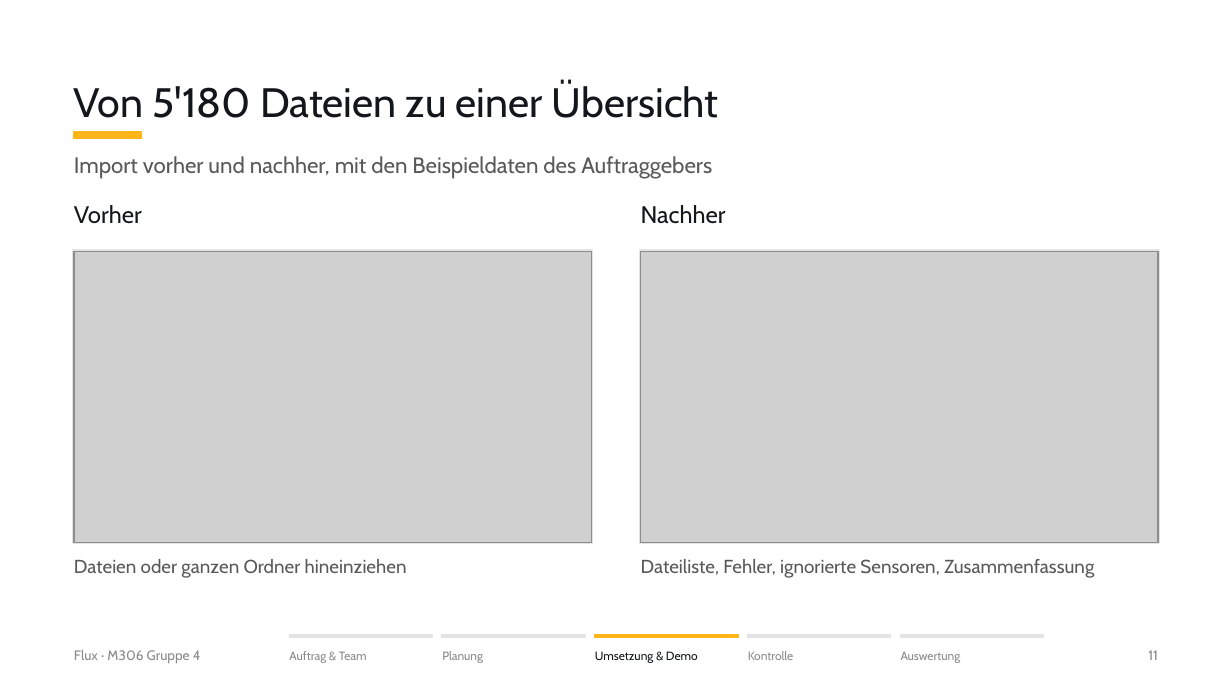
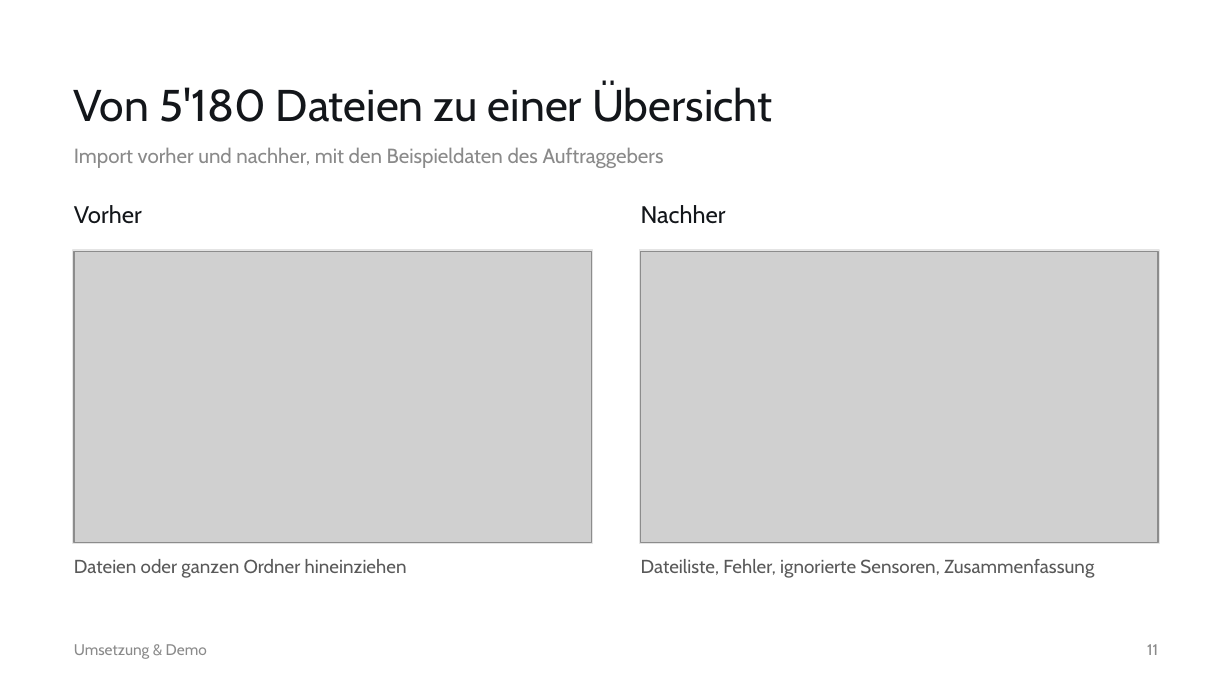
Before and after one commit to gd-pereira/M306-Gruppe-4, a slide deck: slide 11 of praesentation.pptx. Drawn at 1232x693 pixels with LibreOffice and Linux fonts; fonts in the diff are those of the drawing; grey boxes stand for pictures. Boxes give left, top, right and bottom in pixels: in the first picture for what was removed or moved away, otherwise in the second. Text is boxed around its words. In the diff, an @@ line names an element or a change of style, - is before the commit and + after.

```diff
--- a/praesentation.pptx
+++ b/praesentation.pptx
@@ text "Von 5'180 Dateien zu einer ..." at (74,84,772,122): size 24 to 26 pt @@
@@ text "Import vorher und nachher, mit ...": place and size @@
-text "Import vorher und nachher, mit ..." at (74,156,712,179)
+text "Import vorher und nachher, mit ..." at (74,147,664,168)
@@ text "Import vorher und nachher, mit ..." at (74,147,664,168): size 13 to 12 pt, text colour #595959 to #8A8A8A @@
@@ rectangle removed at (74,132,142,139) @@
@@ text "Umsetzung & Demo": place and size @@
-text "Umsetzung & Demo" at (595,651,698,663)
+text "Umsetzung & Demo" at (74,644,207,659)
@@ text "Umsetzung & Demo" at (74,644,207,659): size 7 to 9 pt, text colour #13161A to #8A8A8A @@
@@ text removed at (74,650,201,663) @@
-Flux · M306 Gruppe 4
@@ text removed at (289,651,367,663) @@
-Auftrag & Team
@@ rectangle removed at (290,634,432,638) @@
@@ rectangle removed at (442,634,585,638) @@
@@ text removed at (442,651,483,663) @@
-Planung
@@ rectangle removed at (595,634,738,638) @@
@@ rectangle removed at (748,634,891,638) @@
@@ text removed at (748,651,794,660) @@
-Kontrolle
@@ rectangle removed at (901,634,1044,638) @@
@@ text removed at (901,652,961,663) @@
-Auswertung
@@ text "11" at (1147,644,1158,655): size 8 to 9 pt @@
```
Also in this commit, not shown: 21 other slides changed, 4 other files.
